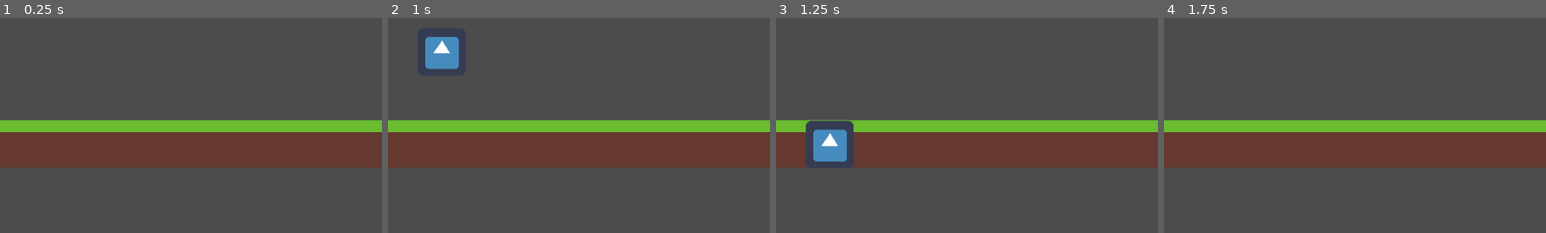
Above: before the commit, frames 1-4 (left to right).
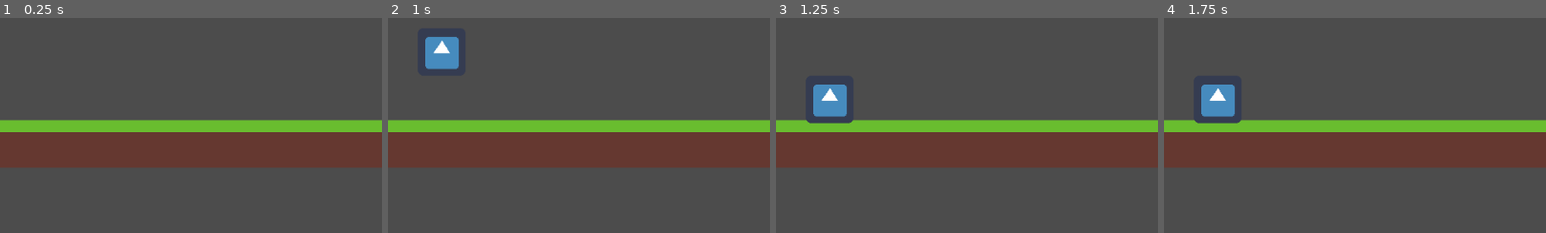
Above: after the commit, the same moments.

Repository: TRushton95/Dashing
Game: Godot game, scene res://World.tscn
Two runs of this game, one before a commit and one after it. Both use one fixed random seed, a clock stepped at 60 frames per second and the inputs below. The engine's default icon, where the game draws it, is replaced by a stand-in: a white triangle on a blue panel in a dark square.
Inputs:
- Up to frame 1 (0.25 s): no input
- Up to frame 2 (1 s): no input
- Up to frame 3 (1.25 s): no input
- Up to frame 4 (1.75 s): no input
The pictures show only the part of the screen within x 0-50%, y 50-100%; the shares and areas given below are measured in that part.

Frames 1-2 are identical in both runs. In frame 3, 4.0% of the frame differs, in the area x 7-21%, y 30-70%; in frame 4, 1.5%.

Commit message:
Add collision to ground tile

Diff:
--- a/Src/Levels/GrassyHills/GrassyHills.tscn
+++ b/Src/Levels/GrassyHills/GrassyHills.tscn
@@ -1,7 +1,10 @@
-[gd_scene load_steps=4 format=2]
+[gd_scene load_steps=5 format=2]
 
 [ext_resource path="res://Levels/GrassyHills/ground.png" type="Texture" id=1]
 [ext_resource path="res://Entities/Player/Player.tscn" type="PackedScene" id=2]
+
+[sub_resource type="ConvexPolygonShape2D" id=2]
+points = PoolVector2Array( 64, 64, 0, 64, 0, 0, 64, 0 )
 
 [sub_resource type="TileSet" id=1]
 0/name = "ground.png 0"
@@ -14,9 +17,16 @@
 0/navigation_offset = Vector2( 0, 0 )
 0/shape_offset = Vector2( 0, 0 )
 0/shape_transform = Transform2D( 1, 0, 0, 1, 0, 0 )
+0/shape = SubResource( 2 )
 0/shape_one_way = false
-0/shape_one_way_margin = 0.0
-0/shapes = [  ]
+0/shape_one_way_margin = 1.0
+0/shapes = [ {
+"autotile_coord": Vector2( 0, 0 ),
+"one_way": false,
+"one_way_margin": 1.0,
+"shape": SubResource( 2 ),
+"shape_transform": Transform2D( 1, 0, 0, 1, 0, 0 )
+} ]
 0/z_index = 0
 
 [node name="GrassyHills" type="Node2D"]
